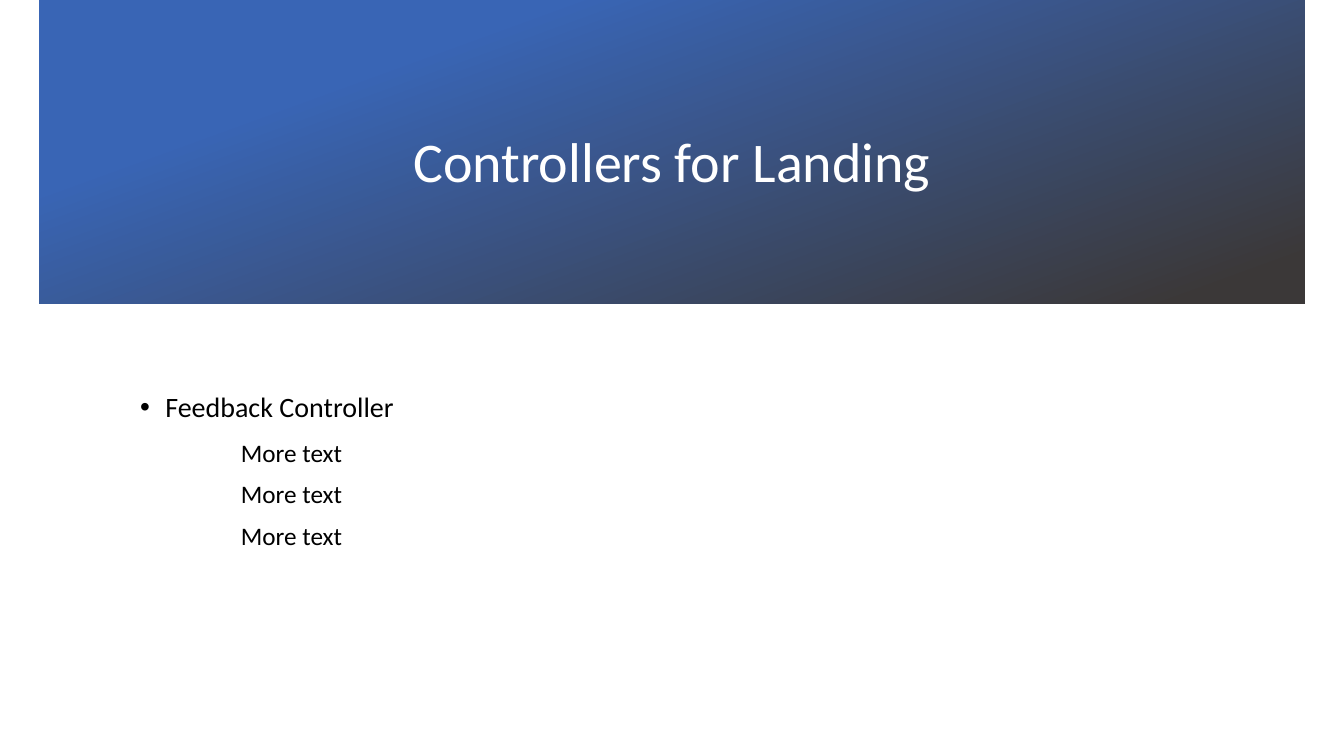
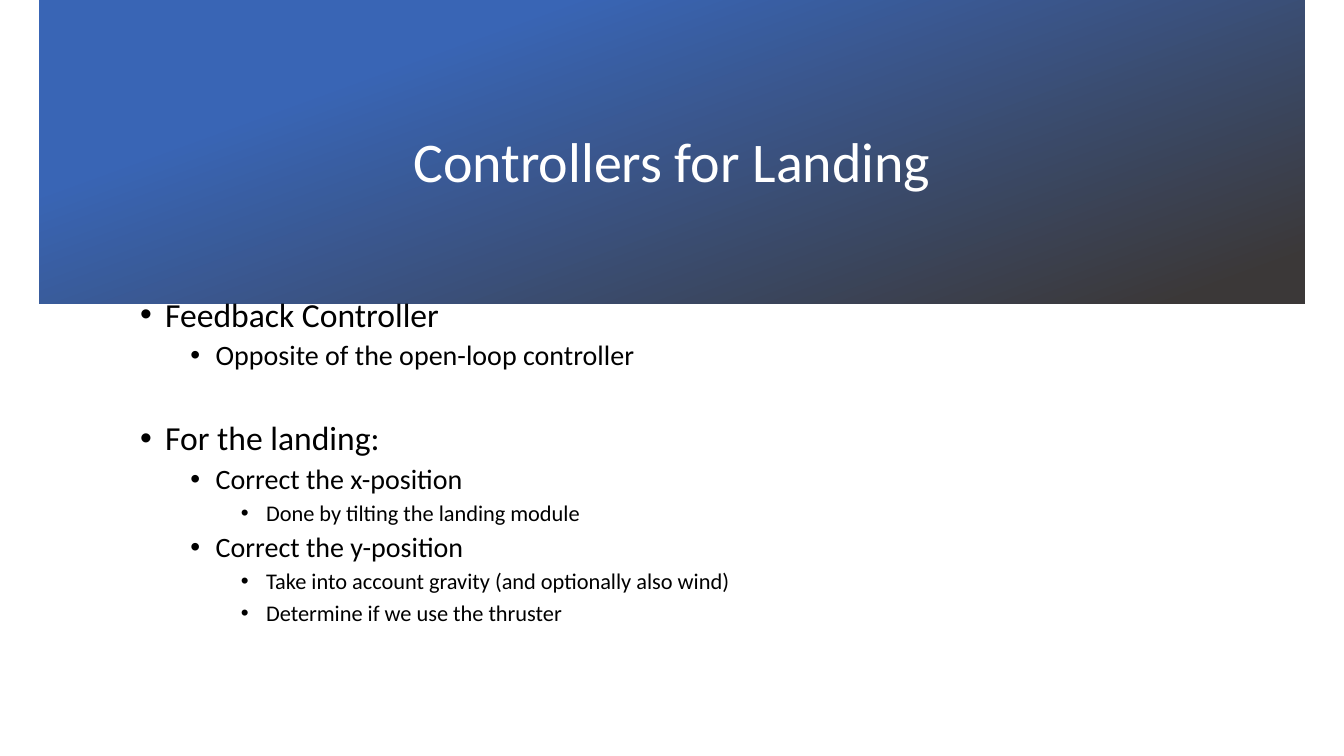
Before and after one commit to tmersch/TSO, a slide deck: slide 4 of documentation/Phase 2 experiments/Presentation second phase.pptx (slide 5 before the commit). Drawn at 1344x756 pixels with LibreOffice and Linux fonts; fonts in the diff are those of the drawing; background and template pictures are left out. Boxes give left, top, right and bottom in pixels: in the first picture for what was removed or moved away, otherwise in the second. Text is boxed around its words. In the diff, an @@ line names an element or a change of style, - is before the commit and + after.

```diff
--- a/documentation/Phase 2 experiments/Presentation second phase.pptx
+++ b/documentation/Phase 2 experiments/Presentation second phase.pptx
@@ text "Feedback Controller": place and size @@
-text "Feedback Controller" at bbox=[165, 397, 393, 545]
+text "Feedback Controller" at bbox=[165, 299, 729, 621]
@@ text at bbox=[165, 299, 439, 328]: size 20 to 24 pt in "Feedback Controller" @@
@@ text at bbox=[165, 345, 729, 621]: text changed; size 18 to 16 pt @@
-More text
-More text
-More text
+  • Opposite of the open-loop controller
+• For the landing:
+  • Correct the x-position
+    • Done by tilting the landing module
+  • Correct the y-position
+    • Take into account gravity (and optionally also wind)
+    • Determine if we use the thruster
```
Also in this commit, not shown: 2 other slides changed, 4 slides added, 5 slides removed.
